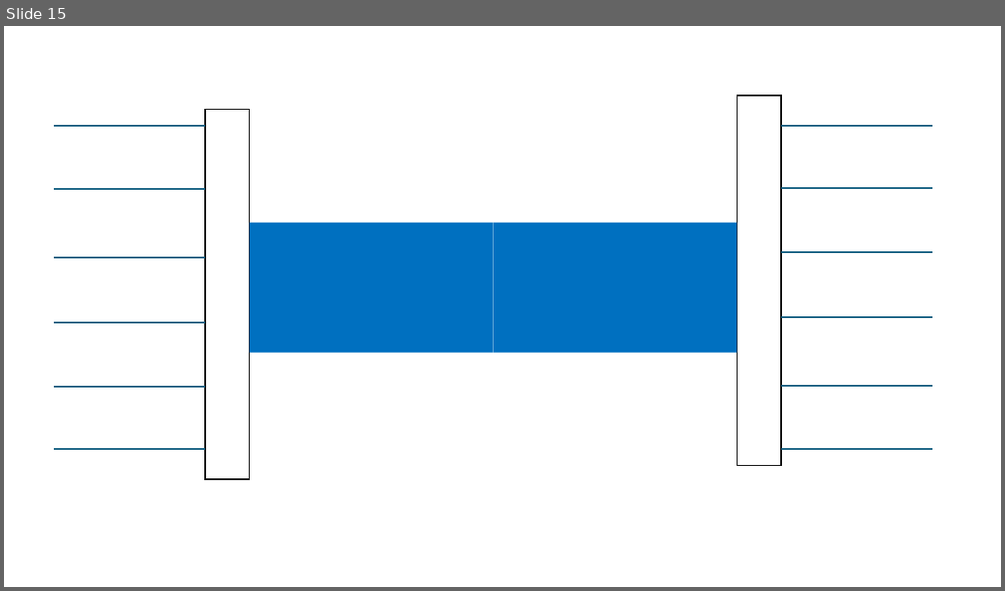
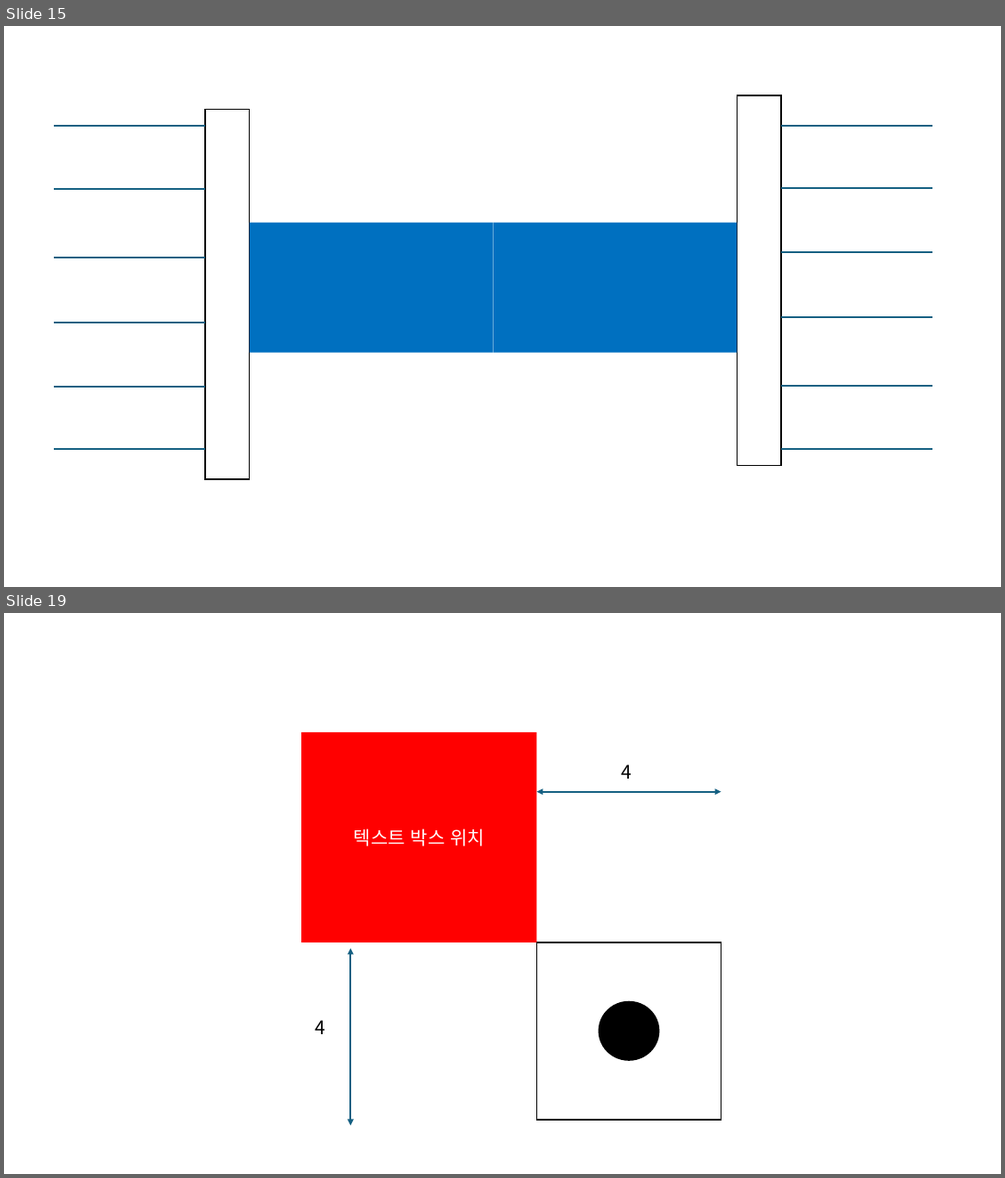
Before and after one commit to InftyAnt/Digital-Works, a slide deck: 프레젠테이션1.pptx. Shown one above the other, each under a label of ours: slide 15 before the commit, slides 15 and 19 after it; the slides between them are not shown. The pictures are 1005x591 and 1005x1178 pixels, drawn with LibreOffice and Linux fonts; fonts in the diff are those of the drawing. Boxes give left, top, right and bottom in pixels: in the first picture for what was removed or moved away, otherwise in the second. Text is boxed around its words. In the diff, an @@ line names an element or a change of style, - is before the commit and + after.

```diff
--- a/프레젠테이션1.pptx
+++ b/프레젠테이션1.pptx
@@ slide 19 added at bbox=[4, 613, 1001, 1174], background #FFFFFF @@
@@ rectangle added at bbox=[301, 732, 537, 942], fill #FF0000, 18 pt, text #FFFFFF @@
+텍스트 박스 위치
@@ text added at bbox=[621, 764, 631, 779], 18 pt, text #000000 @@
+4
@@ double arrow added from (536, 792) to (721, 792), #156082 1.5 pt @@
@@ double arrow added from (351, 948) to (351, 1126), #156082 1.5 pt @@
@@ rectangle added at bbox=[536, 942, 721, 1119], outline #000000 1.5 pt @@
@@ ellipse added at bbox=[599, 1002, 659, 1060], fill #000000, outline #000000 1.5 pt @@
@@ text added at bbox=[316, 1020, 326, 1034], 18 pt, text #000000 @@
+4
```
Also in this commit, not shown: 16 other slides added, 21 other files.
